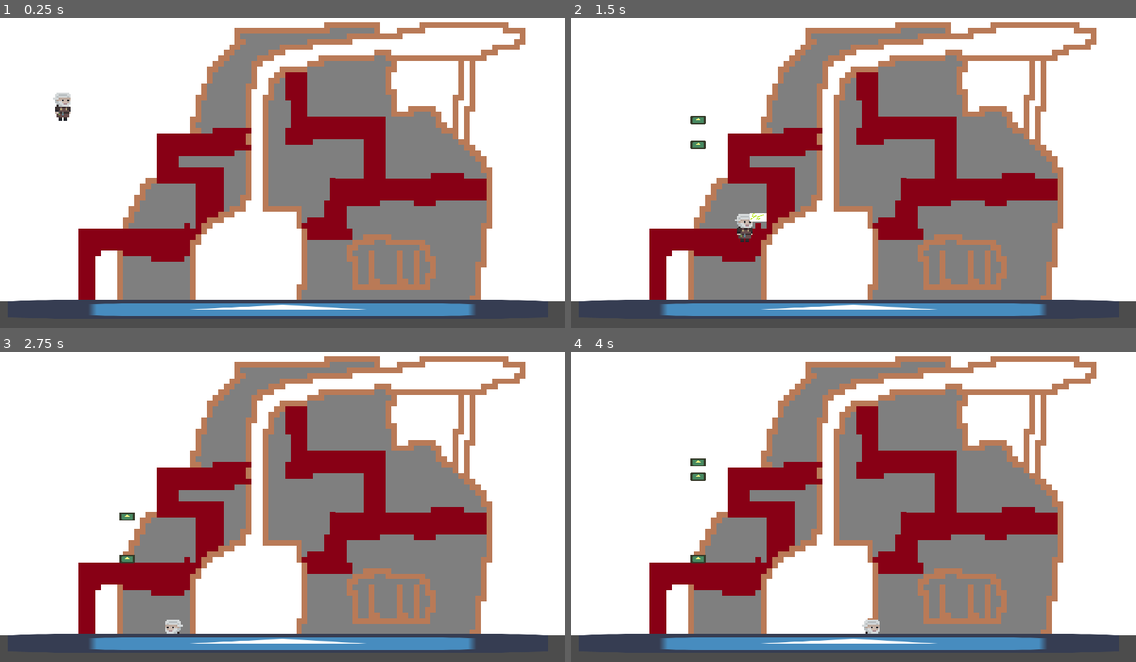
Above: before the commit, frames 1-4 (two rows, left to right).
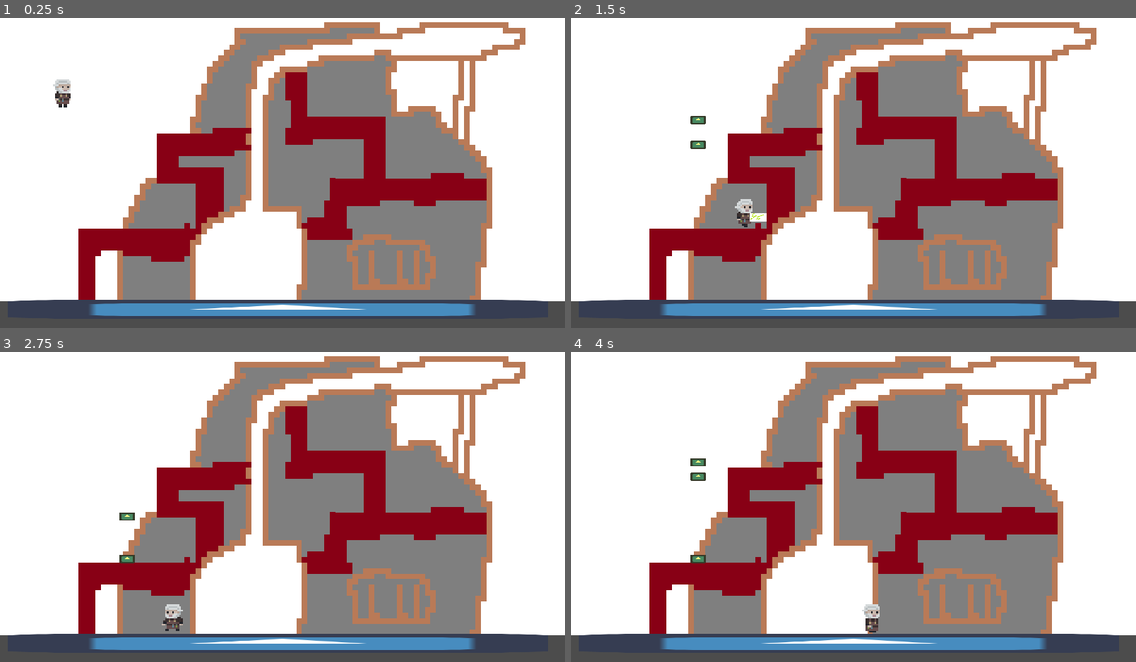
Above: after the commit, the same moments.

Repository: DerGernTod/minijam85
Game: Godot game, scene res://Main.tscn
Two runs of this game, one before a commit and one after it. Both use one fixed random seed, a clock stepped at 60 frames per second and the inputs below. The engine's default icon, where the game draws it, is replaced by a stand-in: a white triangle on a blue panel in a dark square.
Inputs:
- Up to frame 1 (0.25 s): no input
- Up to frame 2 (1.5 s): tap Enter (ui_accept) at 0.5, 0.77 s; hold Right (ui_right) from 0.53 s (still down); tap W (interact) at 0.6 s; tap Q (shoot) at 1.35 s
- Up to frame 3 (2.75 s): tap Enter (ui_accept) at 1.52 s; release Right (ui_right) at 2.03 s; hold Left (ui_left) from 2.03 s (still down); tap W (interact) at 2.1 s
- Up to frame 4 (4 s): release Left (ui_left) at 2.78 s; hold Right (ui_right) from 2.78 s (still down); tap Q (shoot) at 2.85 s; tap Enter (ui_accept) at 3.02, 3.77 s; tap W (interact) at 3.6 s

The runs differ from the first frame. In frame 1, 0.3% of the frame differs, in the area x 9-13%, y 19-34%; in frame 2, 0.3%; in frame 3, 0.3%; in frame 4, 0.2%.

Commit message:
player anims

Diff:
--- a/player/Player.gd
+++ b/player/Player.gd
@@ -38,11 +38,13 @@
 
 
 func _repair() -> void:
+	sprite.animation = "repair"
 	is_repairing = true
 	emit_signal("repair_started")
 	yield(get_tree().create_timer(1), "timeout")
 	emit_signal("repair_completed")
 	is_repairing = false
+	sprite.animation = "idle"
 
 
 func _physics_process(delta: float) -> void:
@@ -59,6 +61,10 @@
 		velocity.y -= jump_power
 	if Input.is_action_just_pressed("shoot") and not lightning_active:
 		_trigger_lightning()
+	if abs(velocity.x) > 50:
+		sprite.animation = "walk"
+	else:
+		sprite.animation = "idle"
 	velocity.x = lerp(velocity.x, 0, delta * damping)
 
 	if velocity.x > 4:
--- a/player/Player.tscn
+++ b/player/Player.tscn
@@ -1,6 +1,6 @@
 [gd_scene load_steps=5 format=2]
 
-[ext_resource path="res://player/player.png" type="Texture" id=1]
+[ext_resource path="res://player/PlayerSpriteFrames.tres" type="SpriteFrames" id=1]
 [ext_resource path="res://player/Player.gd" type="Script" id=2]
 [ext_resource path="res://player/lightning/Lightning.tscn" type="PackedScene" id=3]
 
@@ -14,12 +14,14 @@
 damping = 10.5
 jump_power = 900.0
 
-[node name="Sprite" type="Sprite" parent="."]
+[node name="Sprite" type="AnimatedSprite" parent="."]
+position = Vector2( 0, -45 )
 scale = Vector2( 6, 6 )
-texture = ExtResource( 1 )
+frames = ExtResource( 1 )
+animation = "attack"
+playing = true
 
 [node name="CollisionShape2D" type="CollisionShape2D" parent="."]
-visible = false
 shape = SubResource( 1 )
 
 [node name="Lightning" parent="." instance=ExtResource( 3 )]
--- /dev/null
+++ b/player/PlayerSpriteFrames.tres
@@ -0,0 +1,59 @@
+[gd_resource type="SpriteFrames" load_steps=11 format=2]
+
+[ext_resource path="res://player/player_walk.png" type="Texture" id=1]
+[ext_resource path="res://player/player.png" type="Texture" id=2]
+
+[sub_resource type="AtlasTexture" id=2]
+atlas = ExtResource( 1 )
+region = Rect2( 0, 0, 32, 32 )
+
+[sub_resource type="AtlasTexture" id=3]
+atlas = ExtResource( 1 )
+region = Rect2( 32, 0, 32, 32 )
+
+[sub_resource type="AtlasTexture" id=4]
+atlas = ExtResource( 1 )
+region = Rect2( 64, 0, 32, 32 )
+
+[sub_resource type="AtlasTexture" id=5]
+atlas = ExtResource( 1 )
+region = Rect2( 96, 0, 32, 32 )
+
+[sub_resource type="AtlasTexture" id=6]
+atlas = ExtResource( 1 )
+region = Rect2( 128, 0, 32, 32 )
+
+[sub_resource type="AtlasTexture" id=7]
+atlas = ExtResource( 1 )
+region = Rect2( 160, 0, 32, 32 )
+
+[sub_resource type="AtlasTexture" id=8]
+atlas = ExtResource( 1 )
+region = Rect2( 192, 0, 32, 32 )
+
+[sub_resource type="AtlasTexture" id=9]
+atlas = ExtResource( 1 )
+region = Rect2( 224, 0, 32, 32 )
+
+[resource]
+animations = [ {
+"frames": [ ExtResource( 2 ) ],
+"loop": true,
+"name": "idle",
+"speed": 5.0
+}, {
+"frames": [ ExtResource( 2 ) ],
+"loop": true,
+"name": "attack",
+"speed": 5.0
+}, {
+"frames": [ SubResource( 2 ), SubResource( 3 ), SubResource( 4 ), SubResource( 5 ), SubResource( 6 ), SubResource( 7 ), SubResource( 8 ), SubResource( 9 ) ],
+"loop": true,
+"name": "walk",
+"speed": 10.0
+}, {
+"frames": [ ExtResource( 2 ) ],
+"loop": true,
+"name": "repair",
+"speed": 5.0
+} ]
Not shown, added: player/player_walk.png.import
